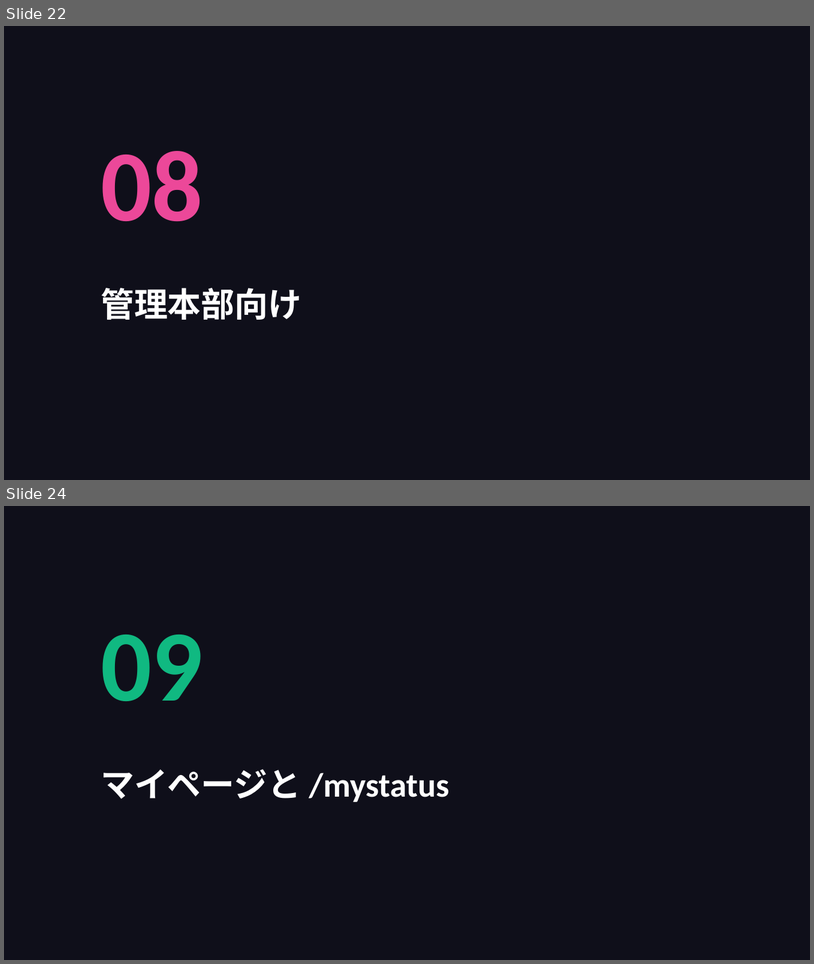
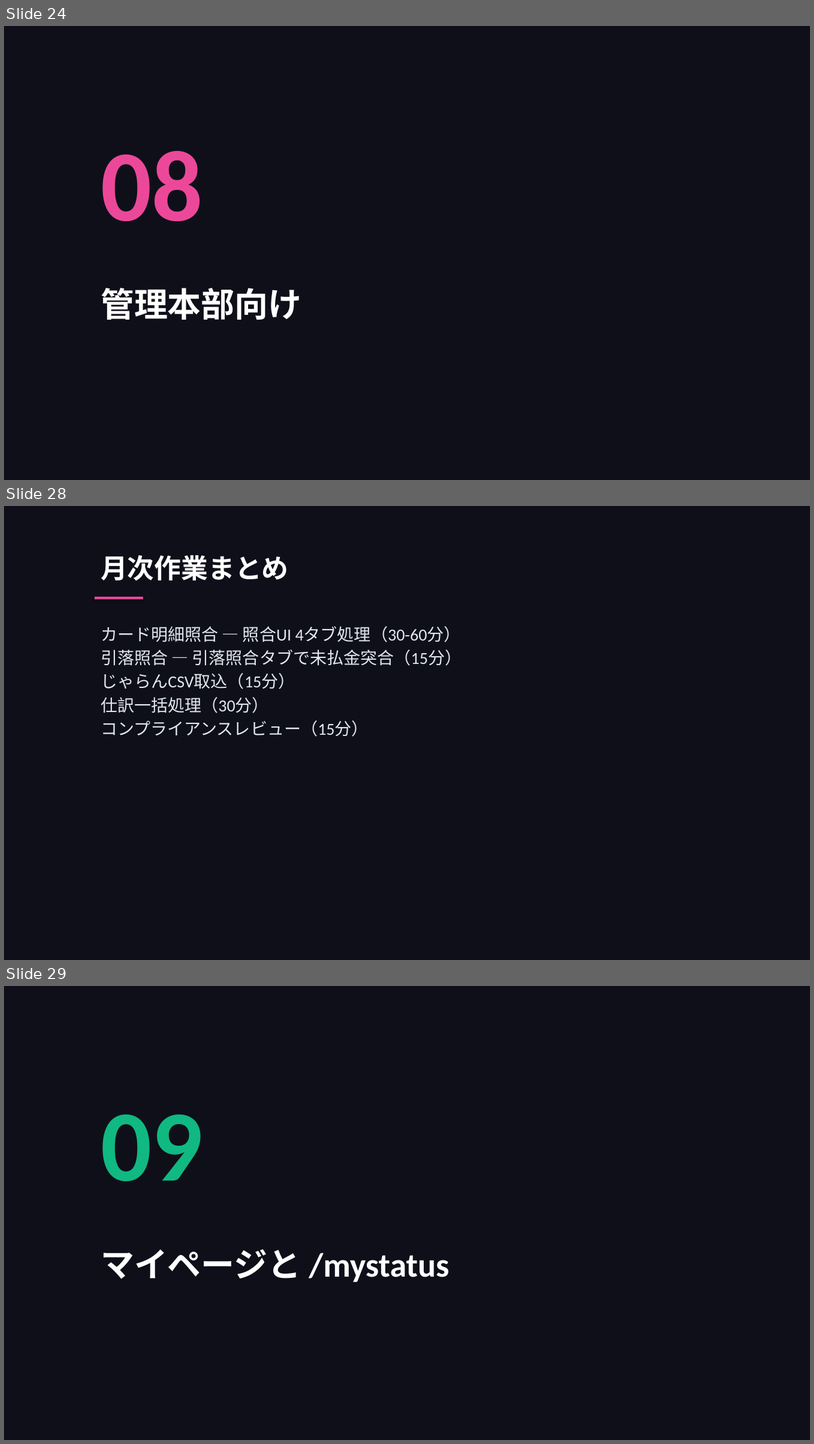
Before and after one commit to takeshiizawa123/next-procurement-poc, a slide deck: docs/user-manual.pptx. Shown one above the other, each under a label of ours: slides 22 and 24 before the commit, slides 24, 28 and 29 after it; the slides between them are not shown. The pictures are 814x964 and 814x1444 pixels, drawn with LibreOffice and Linux fonts; fonts in the diff are those of the drawing. Boxes give left, top, right and bottom in pixels: in the first picture for what was removed or moved away, otherwise in the second. Text is boxed around its words. In the diff, an @@ line names an element or a change of style, - is before the commit and + after.

```diff
--- a/docs/user-manual.pptx
+++ b/docs/user-manual.pptx
@@ slide 28 added at [4, 506, 810, 960], background #0F0F1A @@
@@ text added at [101, 555, 289, 580], 32 pt, text #FFFFFF, bold @@
+月次作業まとめ
@@ rectangle added at [95, 597, 143, 599], fill #EC4899 @@
@@ text added at [101, 626, 462, 736], 20 pt, text #E2E8F0 @@
+カード明細照合 — 照合UI 4タブ処理（30-60分）
+引落照合 — 引落照合タブで未払金突合（15分）
+じゃらんCSV取込（15分）
+仕訳一括処理（30分）
+コンプライアンスレビュー（15分）
@@ what was slide 22 is now slide 24 @@
@@ what was slide 24 is now slide 29 @@
```
Also in this commit, not shown: 4 slides changed, 4 other slides added, 3 other files.
